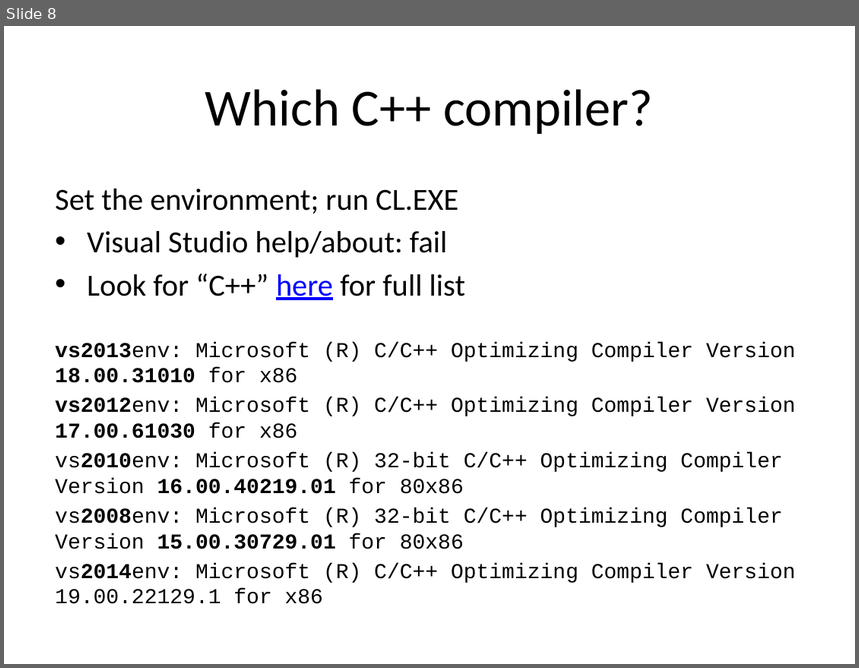
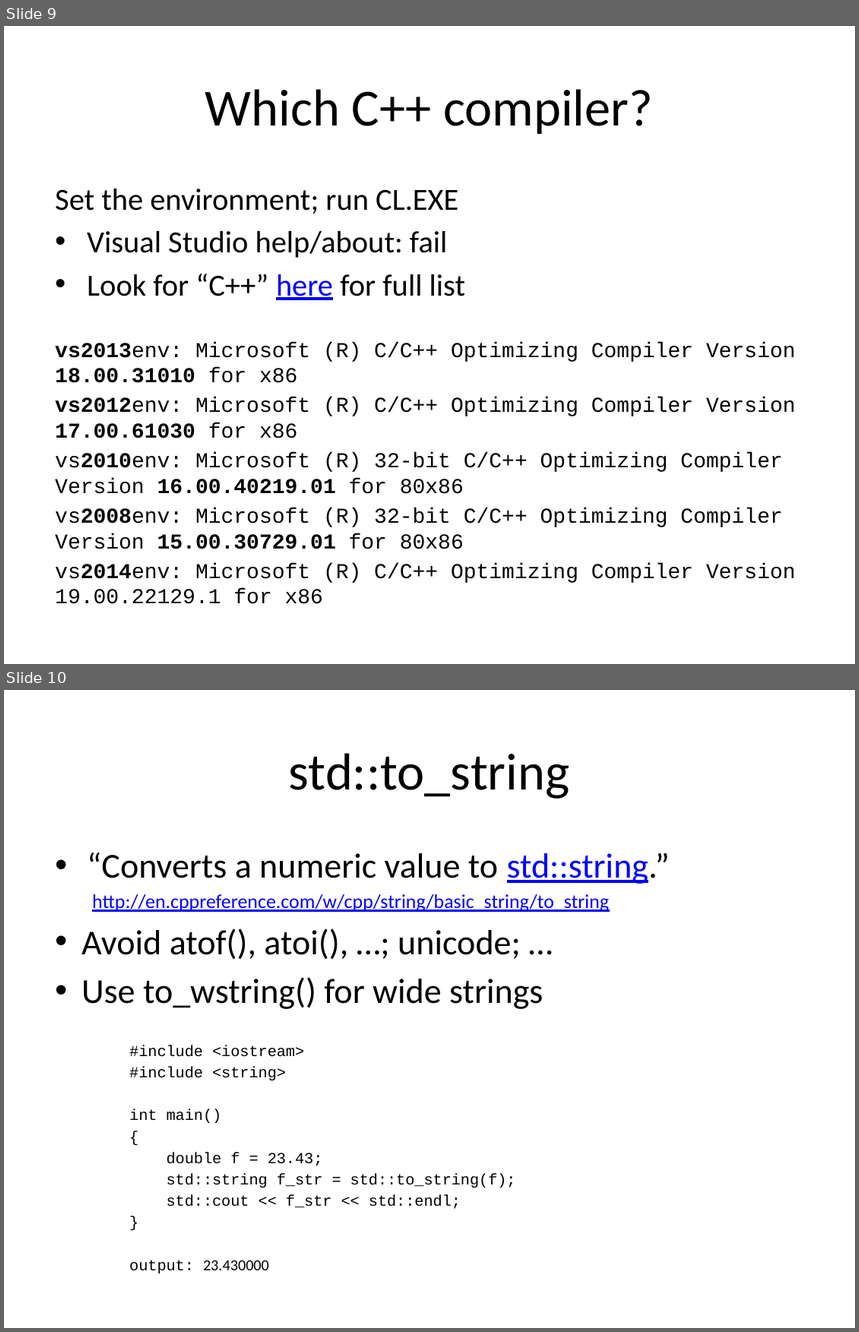
Before and after one commit to fellmad/FunWithCpp11, a slide deck: doc/Fun_with_C++11.pptx. Shown one above the other, each under a label of ours: slide 8 before the commit, slides 9 and 10 after it. The pictures are 859x668 and 859x1332 pixels, drawn with LibreOffice and Linux fonts; fonts in the diff are those of the drawing. Boxes give left, top, right and bottom in pixels: in the first picture for what was removed or moved away, otherwise in the second. Text is boxed around its words. In the diff, an @@ line names an element or a change of style, - is before the commit and + after.

```diff
--- a/doc/Fun_with_C++11.pptx
+++ b/doc/Fun_with_C++11.pptx
@@ slide 10 added at [4,690,855,1328], background #FFFFFF @@
@@ title added at [289,753,570,799], 44 pt, text #000000 @@
+std::to_string
@@ text added at [82,853,670,1274], 12.9 pt, text #000000 @@
+• “Converts a numeric value to std::string.”
+  http://en.cppreference.com/w/cpp/string/basic_string/to_string
+• Avoid atof(), atoi(), …; unicode; …
+• Use to_wstring() for wide strings
+    #include <iostream>
+    #include <string>
+    int main()
+    {
+    double f = 23.43;
+    std::string f_str = std::to_string(f);
+    std::cout << f_str << std::endl;
+    }
+    output: 23.430000
@@ what was slide 8 is now slide 9 @@
```
Also in this commit, not shown: 2 other slides added.
